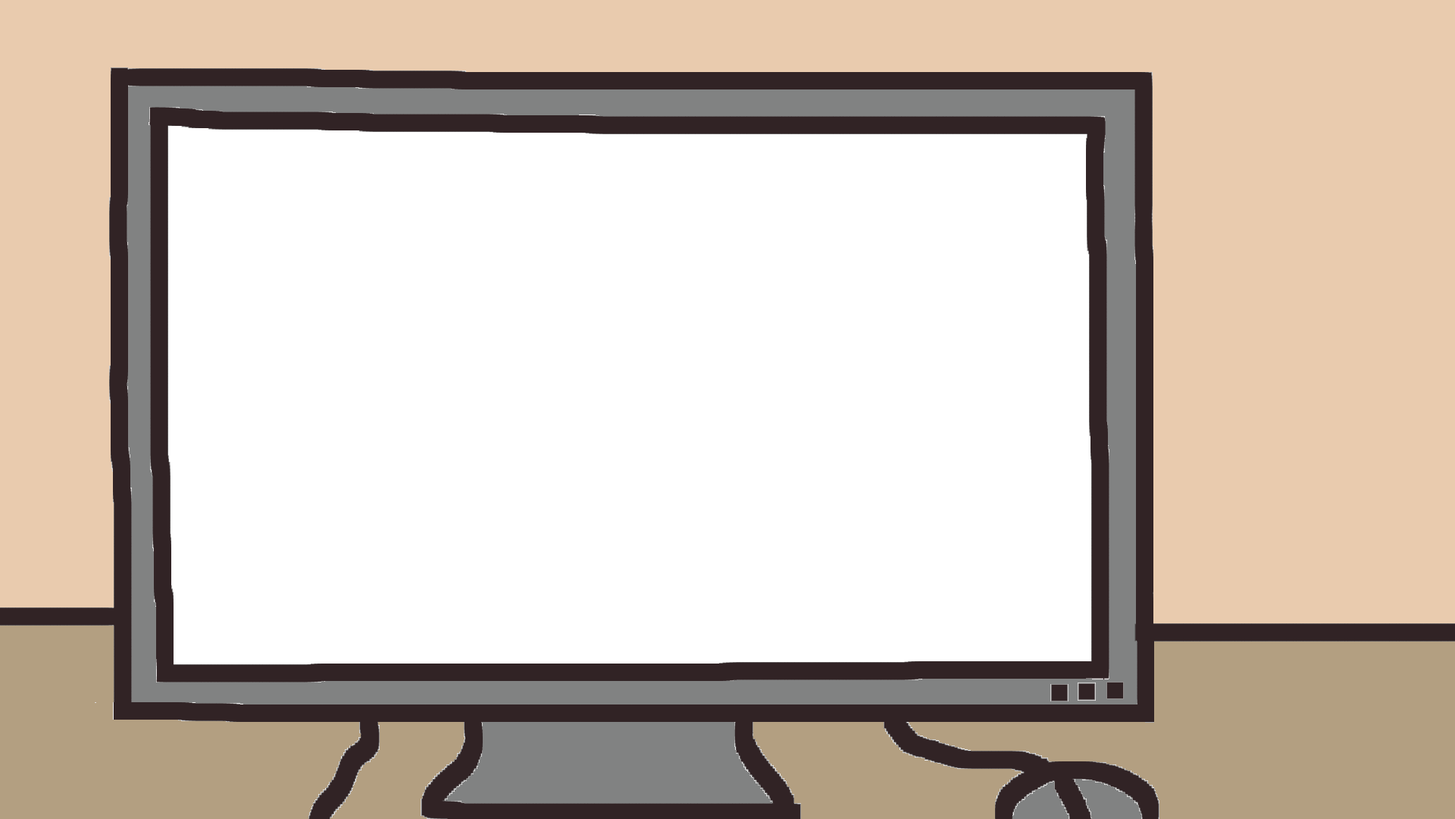
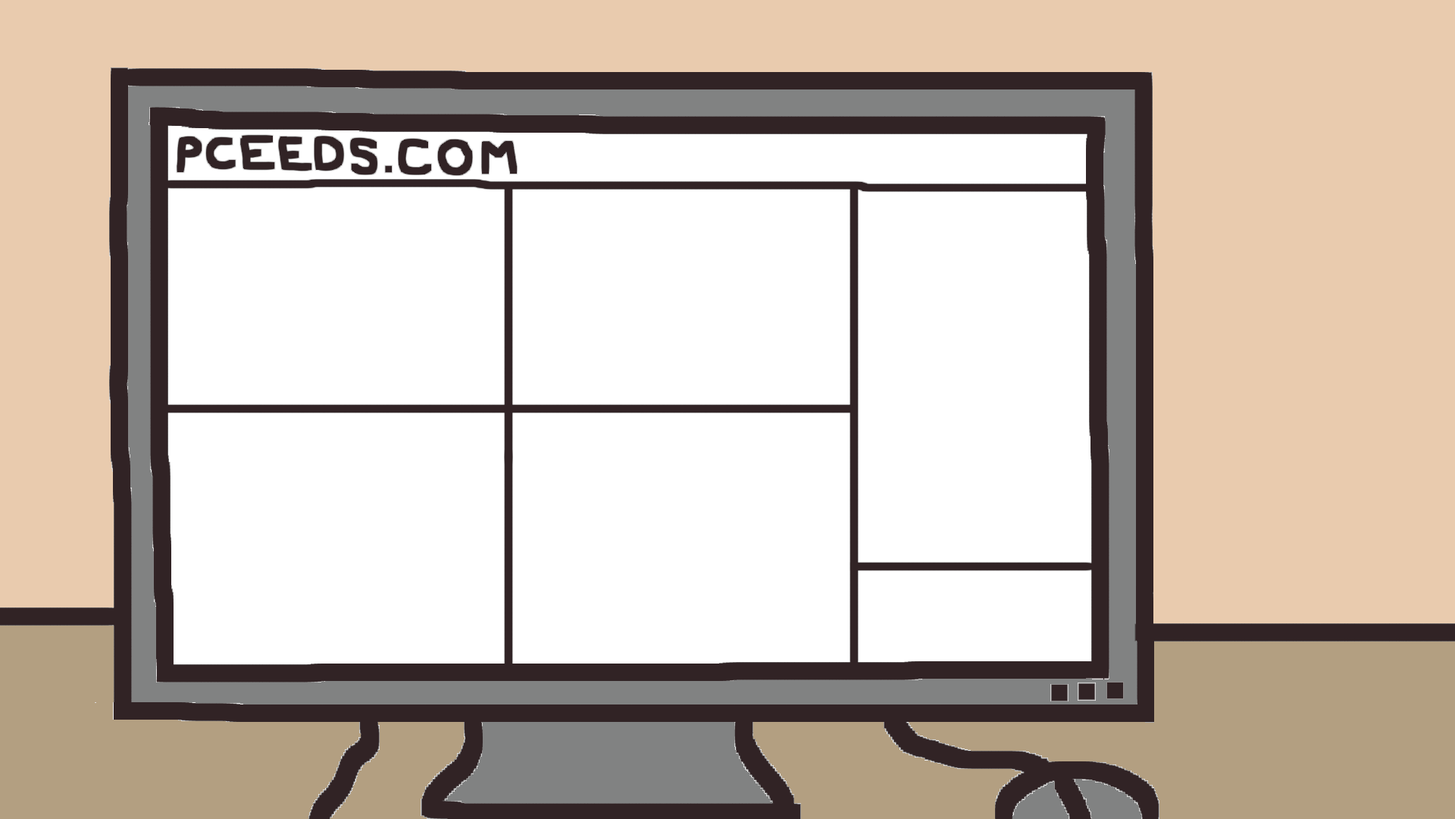
Layers edited between the first and the second (1455, 819) image:
painted on "Background" over [167, 134, 1093, 664]
